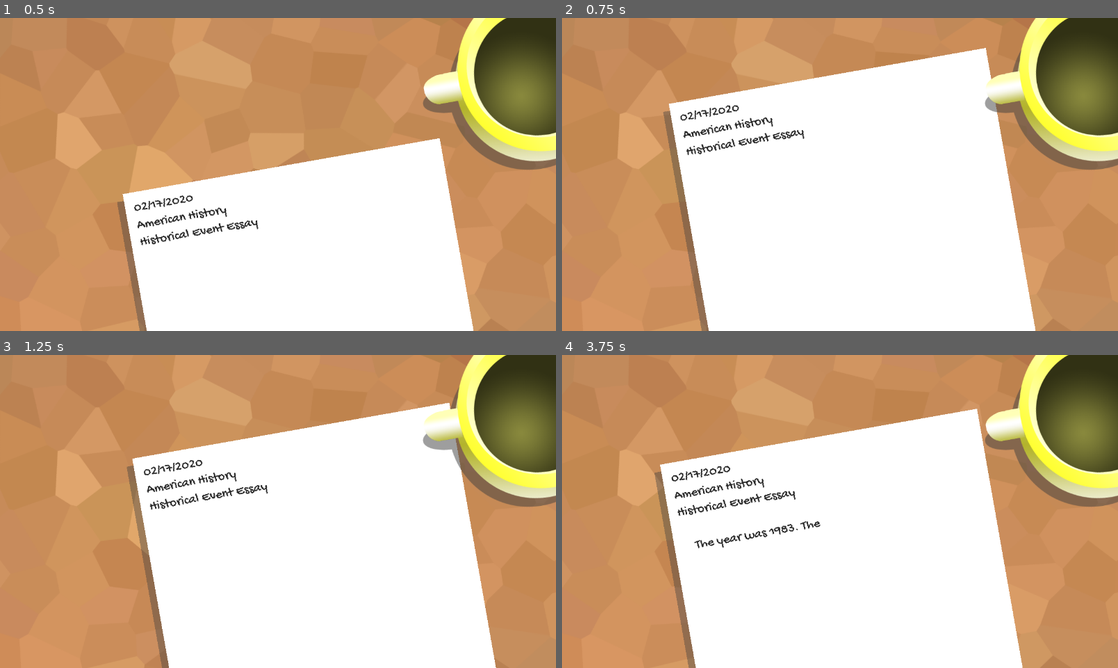
Above: before the commit, frames 1-4 (two rows, left to right).
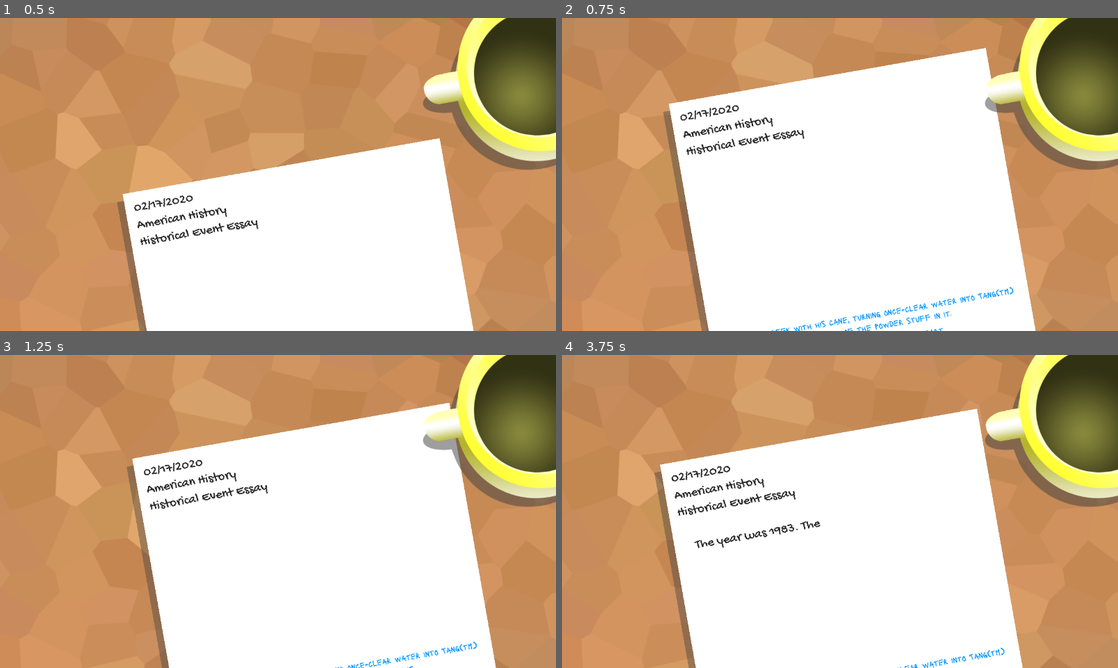
Above: after the commit, the same moments.

Repository: justinwash/godot-wild-jam-18
Game: Godot game, scene res://Scenes/Game.tscn
Same seed, same stepped clock (60 frames per second), same inputs: the game is played once before the commit and once after it.
Inputs:
- Up to frame 1 (0.5 s): no input
- Up to frame 2 (0.75 s): hold Right (ui_right) from 0.53 s (still down)
- Up to frame 3 (1.25 s): keep holding Right (ui_right)
- Up to frame 4 (3.75 s): release Right (ui_right) at 1.28 s; hold Down (ui_down) 1.28-2.03 s; hold Right (ui_right) 2.03-2.78 s; hold Up (ui_up) 2.78-3.53 s; hold Left (ui_left) from 3.53 s (still down)

Frame 1 is identical in both runs. In frame 2, 0.6% of the frame differs, in the area x 37-82%, y 86-100%; in frame 3, 0.2%; in frame 4, 0.2%.

Commit message:
add detection of correct/incorrect answers

Diff:
--- a/Plaguearism/Scenes/Game.tscn
+++ b/Plaguearism/Scenes/Game.tscn
@@ -223,7 +223,6 @@
 }
 
 [node name="Day 1" type="Node2D" parent="Paper/Choices"]
-visible = false
 script = ExtResource( 7 )
 correct_choice = NodePath("../AllChoices/Day1")
 
--- a/Plaguearism/Scripts/Option.gd
+++ b/Plaguearism/Scripts/Option.gd
@@ -5,8 +5,17 @@
 export(Color) var idle_color = get("custom_colors/font_color")
 export(Color) var hover_color = Color('ff0000')
 
+func _ready():
+	click_area.connect("button_up", self, "_on_click")
+
 func _physics_process(delta):
 	if (click_area.is_hovered()):
 		add_color_override("font_color", hover_color)
 	else:
 		add_color_override("font_color", idle_color)
+
+func _on_click():
+	if (day.correct_choice_text == self.text):
+		print("correct!")
+	else:
+		print("wrong!")
